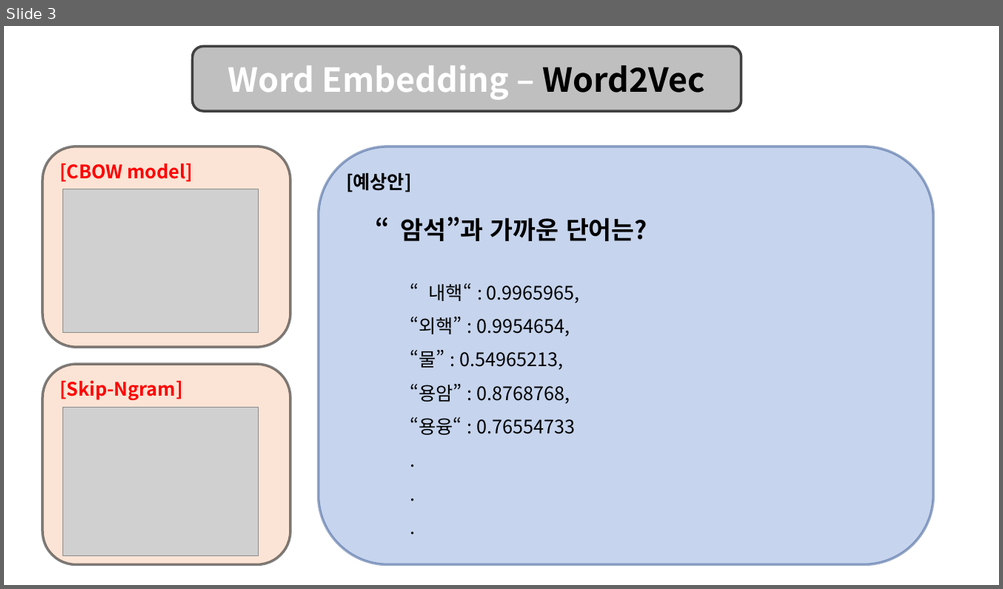
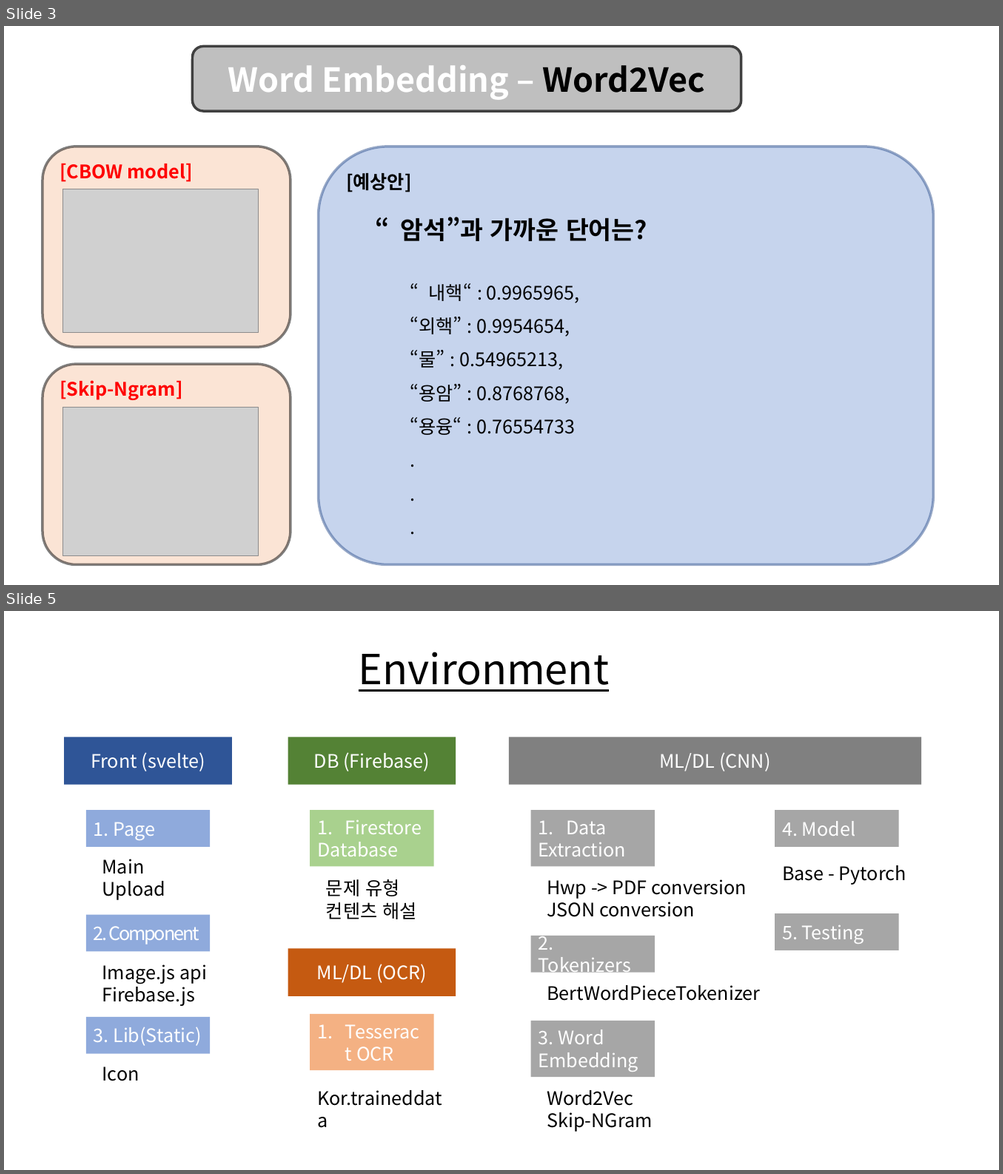
Before and after one commit to SHIMspacethere/EducationML-Project-Shim, a slide deck: material/설계도 - 모식도.pptx. Shown one above the other, each under a label of ours: slide 3 before the commit, slides 3 and 5 after it; the slides between them are not shown. The pictures are 1003x589 and 1003x1174 pixels, drawn with LibreOffice and Linux fonts; fonts in the diff are those of the drawing; grey boxes stand for pictures. Boxes give left, top, right and bottom in pixels: in the first picture for what was removed or moved away, otherwise in the second. Text is boxed around its words. In the diff, an @@ line names an element or a change of style, - is before the commit and + after.

```diff
--- a/material/설계도 - 모식도.pptx
+++ b/material/설계도 - 모식도.pptx
@@ slide 5 added at <box>4,611,999,1170</box>, background #FFFFFF @@
@@ text added at <box>358,652,609,692</box>, 40 pt, text #000000, underline @@
+Environment
@@ rectangle added at <box>65,737,233,785</box>, fill #2F5597, 18 pt, text #FFFFFF @@
+Front (svelte)
@@ rectangle added at <box>288,737,456,785</box>, fill #548235, 18 pt, text #FFFFFF @@
+DB (Firebase)
@@ rectangle added at <box>509,737,922,785</box>, fill #808080, 18 pt, text #FFFFFF @@
+ML/DL (CNN)
@@ rectangle added at <box>86,810,210,847</box>, fill #8FAADC, 18 pt, text #FFFFFF @@
+1. Page
@@ rectangle added at <box>310,810,434,867</box>, fill #A9D18E, 18 pt, text #FFFFFF @@
+1. Firestore
+Database
@@ rectangle added at <box>531,810,654,867</box>, fill #A6A6A6, 18 pt, text #FFFFFF @@
+1. Data
+Extraction
@@ rectangle added at <box>775,810,899,847</box>, fill #A6A6A6, 18 pt, text #FFFFFF @@
+4. Model
@@ text added at <box>102,859,166,900</box>, 18 pt, text #000000 @@
+Main
+Upload
@@ text added at <box>782,866,906,885</box>, 18 pt, text #000000 @@
+Base - Pytorch
@@ text added at <box>326,880,417,920</box>, 18 pt, text #000000 @@
+문제 유형
+컨텐츠 해설
@@ text added at <box>546,880,746,917</box>, 18 pt, text #000000 @@
+Hwp -> PDF conversion
+JSON conversion
@@ rectangle added at <box>86,914,210,951</box>, fill #8FAADC, 18 pt, text #FFFFFF @@
+2. Component
@@ rectangle added at <box>775,914,899,951</box>, fill #A6A6A6, 18 pt, text #FFFFFF @@
+5. Testing
@@ rectangle added at <box>531,936,654,972</box>, fill #A6A6A6, 18 pt, text #FFFFFF @@
+2. Tokenizers
@@ text added at <box>102,965,207,1006</box>, 18 pt, text #000000 @@
+Image.js api
+Firebase.js
@@ rectangle added at <box>288,949,456,997</box>, fill #C55A11, 18 pt, text #FFFFFF @@
+ML/DL (OCR)
@@ text added at <box>546,985,760,1001</box>, 18 pt, text #000000 @@
+BertWordPieceTokenizer
@@ rectangle added at <box>86,1017,210,1054</box>, fill #8FAADC, 18 pt, text #FFFFFF @@
+3. Lib(Static)
@@ rectangle added at <box>310,1014,434,1071</box>, fill #F4B183, 18 pt, text #FFFFFF @@
+1. Tesseract OCR
@@ rectangle added at <box>531,1022,654,1078</box>, fill #A6A6A6, 18 pt, text #FFFFFF @@
+3. Word Embedding
@@ text added at <box>102,1067,139,1082</box>, 18 pt, text #000000 @@
+Icon
@@ text added at <box>317,1091,442,1106</box>, 18 pt, text #000000 @@
+Kor.traineddata
@@ text added at <box>546,1091,652,1132</box>, 18 pt, text #000000 @@
+Word2Vec
+Skip-NGram
```
Also in this commit, not shown: 1 other slide added, 1 slide removed, 4 other files.
